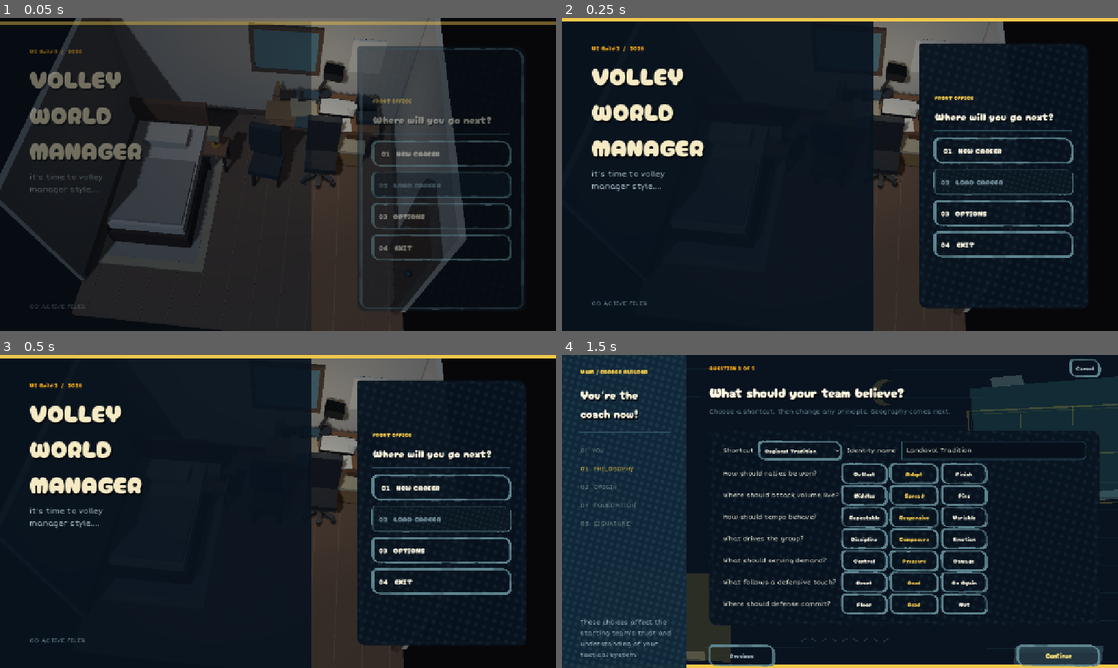
Above: before the commit, frames 1-4 (two rows, left to right).
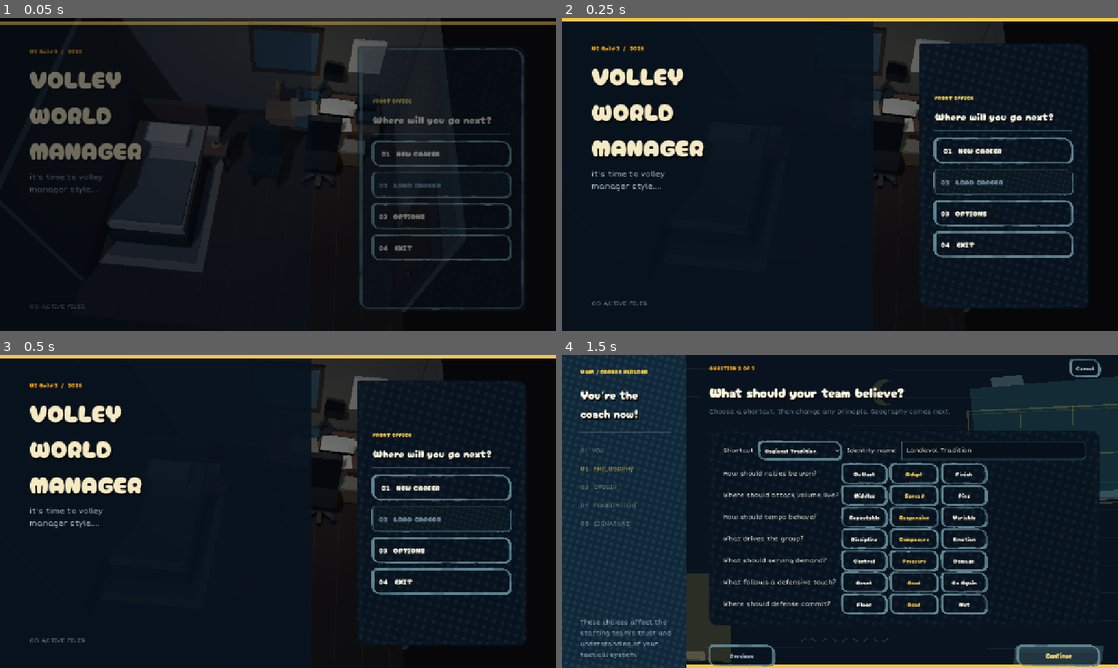
Above: after the commit, the same moments.

Repository: iracarranza/volley-world-manager
Game: Godot game, scene res://scenes/application.tscn
Two runs of this game, one before a commit and one after it. Both use one fixed random seed, a clock stepped at 60 frames per second and the inputs below.
Inputs:
- Up to frame 1 (0.05 s): no input
- Up to frame 2 (0.25 s): no input
- Up to frame 3 (0.5 s): no input
- Up to frame 4 (1.5 s): click "01 NEW CAREER" at 0.5 s; click "Continue" at 1.25 s

The runs differ from the first frame. In frame 1, 30% of the frame differs, in the area x 0-84%, y 0-100%; in frame 2, 8.2%; in frame 3, 8.3%; in frame 4, nothing differs.

Commit message:
Tune office materials for dark Desk theme

Diff:
--- a/scenes/office/canonical_office_low_poly.gd
+++ b/scenes/office/canonical_office_low_poly.gd
@@ -28,87 +28,62 @@
 	return m
 
 func _build_materials() -> void:
-	_mat("floor", Color("7a6250"), 0.86)
-	_mat("floor_alt", Color("8b715b"), 0.86)
-	_mat("wall", Color("c8c0b1"), 0.95)
-	_mat("wall_left", Color("9f9b93"), 0.95)
-	_mat("trim", Color("6a5545"), 0.82)
-	_mat("wood", Color("70513b"), 0.80)
-	_mat("wood_light", Color("90684b"), 0.80)
-	_mat("wood_dark", Color("49362c"), 0.84)
-	_mat("fabric", Color("aaa49c"), 0.98)
-	_mat("fabric_light", Color("d5d0c7"), 0.98)
-	_mat("fabric_dark", Color("3b3d40"), 0.95)
-	_mat("paper", Color("ded7c7"), 0.96)
-	_mat("paper_alt", Color("b9ac8e"), 0.96)
-	_mat("ink", Color("2c2c2b"), 0.90)
-	_mat("metal", Color("4a4c4e"), 0.44, 0.12)
-	_mat("glass", Color("6f939b"), 0.24)
-	_mat("archive", Color("9b7b55"), 0.92)
-	_mat("frame", Color("4b3a30"), 0.80)
-	_mat("photo_a", Color("8c7c69"), 0.92)
-	_mat("photo_b", Color("72817d"), 0.92)
-	_mat("accent", Color("b48a38"), 0.64)
-	_mat("red", Color("8e4d43"), 0.86)
-	_mat("blue", Color("4e6670"), 0.86)
+	# Muted dark-theme palette: preserve material separation without the bright,
+	# warm room wash that made the 3D Desk diverge from the historical UI.
+	_mat("floor", Color("342d2a"), 0.88)
+	_mat("floor_alt", Color("403630"), 0.88)
+	_mat("wall", Color("55534f"), 0.96)
+	_mat("wall_left", Color("454649"), 0.96)
+	_mat("trim", Color("3b302b"), 0.84)
+	_mat("wood", Color("49362e"), 0.82)
+	_mat("wood_light", Color("60483a"), 0.82)
+	_mat("wood_dark", Color("2e2522"), 0.86)
+	_mat("fabric", Color("55565a"), 0.98)
+	_mat("fabric_light", Color("85837e"), 0.98)
+	_mat("fabric_dark", Color("20252b"), 0.96)
+	_mat("paper", Color("aaa69c"), 0.97)
+	_mat("paper_alt", Color("77736a"), 0.97)
+	_mat("ink", Color("171b20"), 0.92)
+	_mat("metal", Color("343b42"), 0.48, 0.10)
+	_mat("glass", Color("415866"), 0.28)
+	_mat("archive", Color("69553f"), 0.94)
+	_mat("frame", Color("302824"), 0.84)
+	_mat("photo_a", Color("5f584f"), 0.94)
+	_mat("photo_b", Color("4d5b5d"), 0.94)
+	_mat("accent", Color("8b743e"), 0.70)
+	_mat("red", Color("713f3d"), 0.88)
+	_mat("blue", Color("344c5b"), 0.90)
 
 func _box(parent: Node3D, name_: String, pos: Vector3, size: Vector3, mat_key: String, rot := Vector3.ZERO) -> MeshInstance3D:
-	var n := MeshInstance3D.new()
-	n.name = name_
-	var mesh := BoxMesh.new()
-	mesh.size = size
-	n.mesh = mesh
-	n.position = pos
-	n.rotation_degrees = rot
-	n.material_override = _mats[mat_key]
-	parent.add_child(n)
-	return n
+	var n := MeshInstance3D.new(); n.name = name_
+	var mesh := BoxMesh.new(); mesh.size = size; n.mesh = mesh
+	n.position = pos; n.rotation_degrees = rot; n.material_override = _mats[mat_key]
+	parent.add_child(n); return n
 
 func _cyl(parent: Node3D, name_: String, pos: Vector3, radius: float, height: float, mat_key: String, rot := Vector3.ZERO, segments := 8) -> MeshInstance3D:
-	var n := MeshInstance3D.new()
-	n.name = name_
-	var mesh := CylinderMesh.new()
-	mesh.top_radius = radius
-	mesh.bottom_radius = radius
-	mesh.height = height
-	mesh.radial_segments = segments
-	n.mesh = mesh
-	n.position = pos
-	n.rotation_degrees = rot
-	n.material_override = _mats[mat_key]
-	parent.add_child(n)
-	return n
+	var n := MeshInstance3D.new(); n.name = name_
+	var mesh := CylinderMesh.new(); mesh.top_radius = radius; mesh.bottom_radius = radius; mesh.height = height; mesh.radial_segments = segments; n.mesh = mesh
+	n.position = pos; n.rotation_degrees = rot; n.material_override = _mats[mat_key]
+	parent.add_child(n); return n
 
 func _sphere(parent: Node3D, name_: String, pos: Vector3, radius: float, mat_key: String) -> MeshInstance3D:
-	var n := MeshInstance3D.new()
-	n.name = name_
-	var mesh := SphereMesh.new()
-	mesh.radius = radius
-	mesh.height = radius * 2.0
-	mesh.radial_segments = 8
-	mesh.rings = 4
-	n.mesh = mesh
-	n.position = pos
-	n.material_override = _mats[mat_key]
-	parent.add_child(n)
-	return n
+	var n := MeshInstance3D.new(); n.name = name_
+	var mesh := SphereMesh.new(); mesh.radius = radius; mesh.height = radius * 2.0; mesh.radial_segments = 8; mesh.rings = 4; n.mesh = mesh
+	n.position = pos; n.material_override = _mats[mat_key]; parent.add_child(n); return n
 
 func _build_architecture() -> void:
 	var root := Node3D.new(); root.name = "Architecture"; add_child(root)
 	_box(root, "Floor", Vector3(0, -0.055, 0), Vector3(ROOM_W, 0.11, ROOM_D), "floor")
-	# Broad plank rhythm, intentionally low-poly rather than textured realism.
 	for i in 12:
 		var x := -2.2 + float(i) * 0.4
 		_box(root, "FloorPlank%02d" % i, Vector3(x, 0.006, 0), Vector3(0.015, 0.012, ROOM_D), "floor_alt")
 	_box(root, "DeskWall", Vector3(0, ROOM_H * 0.5, -ROOM_D * 0.5), Vector3(ROOM_W, ROOM_H, 0.08), "wall")
 	_box(root, "LeftWall", Vector3(-ROOM_W * 0.5, ROOM_H * 0.5, -0.25), Vector3(0.08, ROOM_H, 3.5), "wall_left")
 	_box(root, "RightWall", Vector3(ROOM_W * 0.5, ROOM_H * 0.5, -0.25), Vector3(0.08, ROOM_H, 3.5), "wall")
-	# Baseboards keep the room readable in close cameras.
 	_box(root, "BackBaseboard", Vector3(0, 0.055, -1.945), Vector3(4.72, 0.11, 0.055), "trim")
 	_box(root, "LeftBaseboard", Vector3(-2.355, 0.055, -0.25), Vector3(0.055, 0.11, 3.42), "trim")
 	_box(root, "RightBaseboard", Vector3(2.355, 0.055, -0.25), Vector3(0.055, 0.11, 3.42), "trim")
-	# Door and simple low-poly frame on the right wall.
-	_box(root, "Door", Vector3(2.34, 1.02, 1.02), Vector3(0.10, 1.98, 0.82), "wood", Vector3(0, 0, 0))
+	_box(root, "Door", Vector3(2.34, 1.02, 1.02), Vector3(0.10, 1.98, 0.82), "wood")
 	_box(root, "DoorFrameTop", Vector3(2.29, 2.05, 1.02), Vector3(0.10, 0.10, 1.00), "trim")
 	_box(root, "DoorFrameNear", Vector3(2.29, 1.02, 0.55), Vector3(0.10, 2.08, 0.10), "trim")
 	_box(root, "DoorFrameFar", Vector3(2.29, 1.02, 1.49), Vector3(0.10, 2.08, 0.10), "trim")
@@ -117,7 +92,6 @@
 func _build_window() -> void:
 	var root := Node3D.new(); root.name = "WindowZone"; add_child(root)
 	var z := -1.944
-	# Window stays on the inner/left side of the desk wall.
 	_box(root, "WindowGlass", Vector3(0.35, 1.64, z + 0.008), Vector3(1.00, 0.82, 0.025), "glass")
 	_box(root, "WindowTop", Vector3(0.35, 2.08, z), Vector3(1.12, 0.07, 0.07), "trim")
 	_box(root, "WindowBottom", Vector3(0.35, 1.20, z), Vector3(1.12, 0.08, 0.08), "trim")
@@ -125,30 +99,24 @@
 	_box(root, "WindowRight", Vector3(0.88, 1.64, z), Vector3(0.07, 0.94, 0.07), "trim")
 	_box(root, "WindowMullionV", Vector3(0.35, 1.64, z - 0.01), Vector3(0.045, 0.82, 0.045), "trim")
 	_box(root, "WindowMullionH", Vector3(0.35, 1.64, z - 0.01), Vector3(1.0, 0.045, 0.045), "trim")
-	# A few broad blind slats are enough to imply the object without texture work.
 	for i in 5:
 		var y := 1.95 - float(i) * 0.12
 		_box(root, "Blind%02d" % i, Vector3(0.35, y, z - 0.045), Vector3(1.03, 0.025, 0.04), "paper_alt")
 
 func _build_desk_zone() -> void:
 	var root := Node3D.new(); root.name = "DeskZone"; add_child(root)
-	# Desk frame: top + legs + right drawer pedestal.
 	_box(root, "DeskTop", Vector3(1.05, 0.77, -1.47), Vector3(1.78, 0.09, 0.76), "wood_light")
 	for x in [0.23, 1.87]:
-		for z in [-1.74, -1.19]:
-			_box(root, "DeskLeg", Vector3(x, 0.39, z), Vector3(0.08, 0.72, 0.08), "wood_dark")
+		for z in [-1.74, -1.19]: _box(root, "DeskLeg", Vector3(x, 0.39, z), Vector3(0.08, 0.72, 0.08), "wood_dark")
 	_box(root, "DrawerPedestal", Vector3(1.66, 0.41, -1.49), Vector3(0.39, 0.64, 0.58), "wood")
 	for i in 2:
 		var y := 0.56 - float(i) * 0.24
 		_box(root, "DrawerFace%02d" % i, Vector3(1.45, y, -1.49), Vector3(0.025, 0.19, 0.51), "wood_light")
 		_cyl(root, "DrawerPull%02d" % i, Vector3(1.42, y, -1.49), 0.025, 0.11, "metal", Vector3(0, 0, 90), 8)
-
-	# Archive remains physically under the desk.
 	var archive := Node3D.new(); archive.name = "StorageZone"; root.add_child(archive)
 	_box(archive, "ArchiveBox", Vector3(1.55, 0.22, -1.14), Vector3(0.42, 0.40, 0.38), "archive")
 	_box(archive, "ArchiveLid", Vector3(1.55, 0.43, -1.14), Vector3(0.45, 0.05, 0.41), "paper_alt")
 	_box(archive, "ArchiveLabel", Vector3(1.33, 0.26, -1.14), Vector3(0.012, 0.11, 0.19), "paper")
-
 	_build_manager_chair(root)
 	_build_desk_objects(root)
 
@@ -156,76 +124,60 @@
 	var c := Node3D.new(); c.name = "ManagerChair"; parent.add_child(c)
 	_box(c, "Seat", Vector3(1.05, 0.49, -0.72), Vector3(0.50, 0.12, 0.48), "fabric_dark")
 	_box(c, "Back", Vector3(1.05, 0.88, -0.94), Vector3(0.52, 0.68, 0.12), "fabric_dark", Vector3(-6, 0, 0))
-	_cyl(c, "Post", Vector3(1.05, 0.27, -0.72), 0.055, 0.34, "metal", Vector3.ZERO, 8)
-	# Five-spoke base, simplified to three visible bars in low-poly form.
-	for angle in [-55.0, 0.0, 55.0]:
-		_box(c, "ChairSpoke", Vector3(1.05, 0.11, -0.72), Vector3(0.08, 0.05, 0.58), "metal", Vector3(0, angle, 0))
-	for p in [Vector3(0.80, 0.08, -0.52), Vector3(1.30, 0.08, -0.52), Vector3(1.05, 0.08, -1.00)]:
-		_cyl(c, "Wheel", p, 0.045, 0.04, "metal", Vector3(90, 0, 0), 8)
+	_cyl(c, "Post", Vector3(1.05, 0.27, -0.72), 0.055, 0.34, "metal")
+	for angle in [-55.0, 0.0, 55.0]: _box(c, "ChairSpoke", Vector3(1.05, 0.11, -0.72), Vector3(0.08, 0.05, 0.58), "metal", Vector3(0, angle, 0))
+	for p in [Vector3(0.80, 0.08, -0.52), Vector3(1.30, 0.08, -0.52), Vector3(1.05, 0.08, -1.00)]: _cyl(c, "Wheel", p, 0.045, 0.04, "metal", Vector3(90, 0, 0))
 
 func _build_desk_objects(parent: Node3D) -> void:
 	var o := Node3D.new(); o.name = "DeskObjects"; parent.add_child(o)
-	# Primary workspace objects retain distinct silhouettes and color values.
 	_box(o, "Journal", Vector3(0.63, 0.84, -1.41), Vector3(0.32, 0.035, 0.42), "fabric_dark", Vector3(0, -5, 0))
 	_box(o, "JournalPageEdge", Vector3(0.63, 0.856, -1.41), Vector3(0.29, 0.008, 0.39), "paper", Vector3(0, -5, 0))
 	_box(o, "TrainingClipboard", Vector3(1.03, 0.84, -1.42), Vector3(0.29, 0.025, 0.39), "paper_alt", Vector3(0, 4, 0))
 	_box(o, "ClipboardClip", Vector3(1.03, 0.86, -1.58), Vector3(0.09, 0.025, 0.045), "metal", Vector3(0, 4, 0))
-	# Phone + answering machine form one communication cluster.
 	_box(o, "PhoneBase", Vector3(1.52, 0.87, -1.56), Vector3(0.25, 0.12, 0.22), "ink")
 	_box(o, "PhoneHandset", Vector3(1.52, 0.96, -1.56), Vector3(0.28, 0.055, 0.08), "metal", Vector3(0, 7, 0))
 	_box(o, "AnsweringMachine", Vector3(1.76, 0.86, -1.33), Vector3(0.19, 0.10, 0.16), "metal")
 	_sphere(o, "MachineLight", Vector3(1.67, 0.91, -1.24), 0.018, "red")
-	# Scouting / housing / kitchen references remain separate physical documents.
 	_box(o, "ScoutingBoard", Vector3(0.31, 0.85, -1.58), Vector3(0.24, 0.045, 0.30), "archive", Vector3(0, -6, 0))
 	_box(o, "HousingFolder", Vector3(0.32, 0.84, -1.29), Vector3(0.24, 0.03, 0.25), "blue", Vector3(0, 3, 0))
 	_box(o, "MealPad", Vector3(1.24, 0.84, -1.21), Vector3(0.20, 0.02, 0.23), "paper", Vector3(0, -7, 0))
-	# Encyclopedia/reference books stand at the far-right back edge.
 	for i in 4:
 		var x := 1.30 + float(i) * 0.09
 		_box(o, "ReferenceBook%02d" % i, Vector3(x, 1.02, -1.76), Vector3(0.07, 0.32 + float(i % 2) * 0.04, 0.18), "frame" if i % 2 == 0 else "blue")
-	# Desk lamp, mug, and pencil cup are supporting props.
 	_cyl(o, "LampBase", Vector3(0.82, 0.87, -1.72), 0.10, 0.035, "metal", Vector3.ZERO, 12)
 	_cyl(o, "LampStem", Vector3(0.82, 1.08, -1.72), 0.025, 0.38, "metal", Vector3(0, 0, -12), 8)
 	_box(o, "LampShade", Vector3(0.88, 1.27, -1.71), Vector3(0.22, 0.12, 0.18), "ink", Vector3(0, 0, -10))
 	_cyl(o, "Mug", Vector3(1.18, 0.91, -1.60), 0.055, 0.12, "paper", Vector3.ZERO, 10)
 	_cyl(o, "PencilCup", Vector3(0.44, 0.92, -1.72), 0.055, 0.14, "archive", Vector3.ZERO, 10)
-	for i in 3:
-		_cyl(o, "Pencil%02d" % i, Vector3(0.42 + float(i) * 0.02, 1.04 + float(i) * 0.015, -1.72), 0.008, 0.22, "accent", Vector3(0, 0, -4 + i * 5), 6)
+	for i in 3: _cyl(o, "Pencil%02d" % i, Vector3(0.42 + float(i) * 0.02, 1.04 + float(i) * 0.015, -1.72), 0.008, 0.22, "accent", Vector3(0, 0, -4 + i * 5), 6)
 
 func _build_sleep_zone() -> void:
 	var root := Node3D.new(); root.name = "SleepZone"; add_child(root)
-	# Bed is left side, same-room living rather than abstract quarters.
 	_box(root, "BedFrame", Vector3(-1.48, 0.20, -0.18), Vector3(1.25, 0.38, 2.05), "wood_dark")
 	_box(root, "Headboard", Vector3(-1.48, 0.68, -1.18), Vector3(1.25, 0.78, 0.10), "wood")
 	_box(root, "Mattress", Vector3(-1.48, 0.48, -0.18), Vector3(1.15, 0.22, 1.93), "fabric_light")
 	_box(root, "Blanket", Vector3(-1.48, 0.61, 0.18), Vector3(1.10, 0.08, 1.10), "fabric")
 	_box(root, "Pillow", Vector3(-1.48, 0.67, -0.81), Vector3(0.70, 0.16, 0.36), "paper", Vector3(0, 0, -3))
-	# A restrained rug separates the sleeping half without adding another system.
 	_box(root, "Rug", Vector3(-1.42, 0.015, 0.02), Vector3(1.62, 0.025, 2.38), "paper_alt")
 	_box(root, "RugInset", Vector3(-1.42, 0.031, 0.02), Vector3(1.38, 0.012, 2.12), "fabric")
-	# Small bedside table keeps sleep-area props visually grounded.
 	_box(root, "BedsideTop", Vector3(-0.68, 0.53, -0.77), Vector3(0.38, 0.06, 0.38), "wood_light")
 	for x in [-0.82, -0.54]:
-		for z in [-0.91, -0.63]:
-			_box(root, "BedsideLeg", Vector3(x, 0.27, z), Vector3(0.05, 0.50, 0.05), "wood_dark")
+		for z in [-0.91, -0.63]: _box(root, "BedsideLeg", Vector3(x, 0.27, z), Vector3(0.05, 0.50, 0.05), "wood_dark")
 	_cyl(root, "BedLampBase", Vector3(-0.68, 0.58, -0.77), 0.08, 0.025, "accent", Vector3.ZERO, 10)
-	_cyl(root, "BedLampStem", Vector3(-0.68, 0.72, -0.77), 0.018, 0.27, "metal", Vector3.ZERO, 8)
+	_cyl(root, "BedLampStem", Vector3(-0.68, 0.72, -0.77), 0.018, 0.27, "metal")
 	_box(root, "BedLampShade", Vector3(-0.68, 0.88, -0.77), Vector3(0.19, 0.15, 0.19), "paper_alt")
 
 func _build_guest_chair() -> void:
 	var root := Node3D.new(); root.name = "FlexibleSeating"; add_child(root)
-	# Rest position is close to the desk; interviews only pull it a short distance.
 	_box(root, "GuestSeat", Vector3(0.18, 0.46, -0.58), Vector3(0.50, 0.12, 0.50), "fabric_dark", Vector3(0, -8, 0))
 	_box(root, "GuestBack", Vector3(0.14, 0.83, -0.79), Vector3(0.50, 0.58, 0.11), "fabric_dark", Vector3(-5, -8, 0))
 	for x in [-0.03, 0.39]:
-		for z in [-0.74, -0.42]:
-			_box(root, "GuestLeg", Vector3(x, 0.22, z), Vector3(0.055, 0.42, 0.055), "wood_dark", Vector3(0, -8, 0))
+		for z in [-0.74, -0.42]: _box(root, "GuestLeg", Vector3(x, 0.22, z), Vector3(0.055, 0.42, 0.055), "wood_dark", Vector3(0, -8, 0))
 	var anchor := Marker3D.new(); anchor.name = "GuestChairInterviewAnchor"; anchor.position = Vector3(0.28, 0, -0.38); root.add_child(anchor)
 
 func _build_wall_state() -> void:
 	var root := Node3D.new(); root.name = "WallZone"; add_child(root)
 	var z := -1.943
-	# Calendar remains wall-mounted to the right of the desk/window.
 	_box(root, "CalendarBacking", Vector3(1.62, 1.62, z), Vector3(0.50, 0.66, 0.045), "paper")
 	_box(root, "CalendarHeader", Vector3(1.62, 1.90, z - 0.028), Vector3(0.50, 0.10, 0.025), "ink")
 	for i in 1 + 5:
@@ -235,28 +187,19 @@
 		var x := 1.45 + float(i) * 0.085
 		_box(root, "CalendarCol%02d" % i, Vector3(x, 1.57, z - 0.03), Vector3(0.010, 0.42, 0.018), "paper_alt")
 	_sphere(root, "CalendarMark", Vector3(1.67, 1.54, z - 0.05), 0.025, "red")
-	# Automatic club-history frames begin sparse but have a stable anchor rail.
 	for i in 4:
 		var x := -0.78 + float(i) * 0.39
 		_box(root, "HistoryFrame%02d" % i, Vector3(x, 2.15, z), Vector3(0.30, 0.28, 0.055), "frame")
 		_box(root, "HistoryImage%02d" % i, Vector3(x, 2.15, z - 0.033), Vector3(0.23, 0.20, 0.018), "photo_a" if i % 2 == 0 else "photo_b")
 
 func _camera(parent: Node3D, name_: String, pos: Vector3, target: Vector3, fov := 55.0) -> Camera3D:
-	var c := Camera3D.new()
-	c.name = name_
-	c.position = pos
-	c.fov = fov
-	parent.add_child(c)
-	c.look_at(target, Vector3.UP)
-	return c
+	var c := Camera3D.new(); c.name = name_; c.position = pos; c.fov = fov; parent.add_child(c); c.look_at(target, Vector3.UP); return c
 
 func _build_cameras() -> void:
 	var cams := Node3D.new(); cams.name = "Cameras"; add_child(cams)
-	# Same contract as the latest greybox packet.
 	_camera(cams, "MainMenu", Vector3(0.78, 6.85, 3.55), Vector3(0.38, 0.30, -0.42), 37.0)
 	_camera(cams, "TransitionMid", Vector3(0.92, 3.35, 1.65), Vector3(0.88, 0.82, -1.10), 46.0)
-	var desk := _camera(cams, "Desk", Vector3(1.05, 1.28, -0.98), Vector3(1.08, 1.20, -1.90), 66.0)
-	desk.current = true
+	var desk := _camera(cams, "Desk", Vector3(1.05, 1.28, -0.98), Vector3(1.08, 1.20, -1.90), 66.0); desk.current = true
 	_camera(cams, "Calendar", Vector3(1.18, 1.62, -0.10), Vector3(1.62, 1.62, -1.94), 42.0)
 	_camera(cams, "Door", Vector3(0.72, 1.56, -0.05), Vector3(2.35, 1.0, 1.05), 50.0)
 	_camera(cams, "Interview", Vector3(1.58, 1.48, 0.36), Vector3(0.25, 1.0, -0.42), 46.0)
